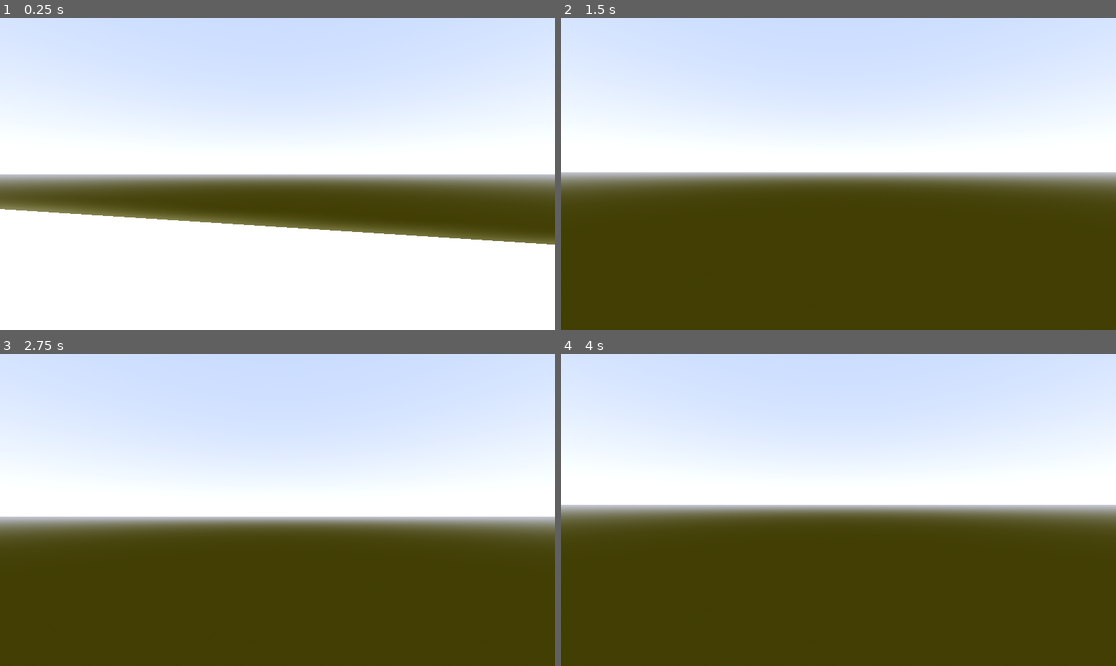
Above: before the commit, frames 1-4 (two rows, left to right).
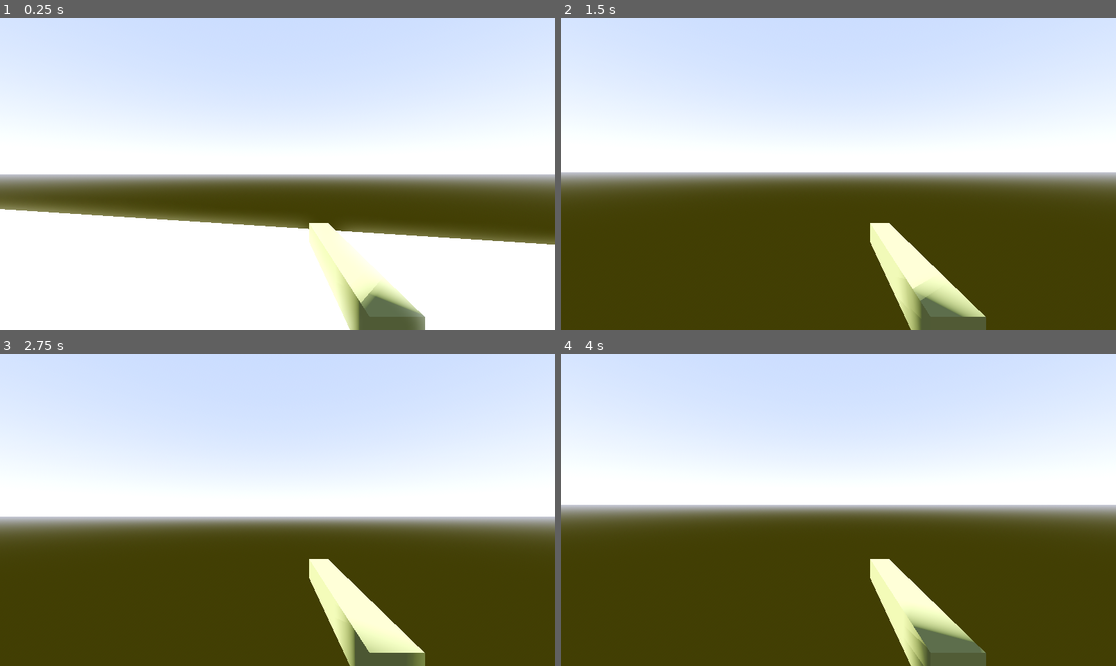
Above: after the commit, the same moments.

Repository: EdBarrancos/Minihit-Xjam23
Game: Godot game, scene res://Game/Scenes/game.tscn
Same seed, same stepped clock (60 frames per second), same inputs: the game is played once before the commit and once after it.
Inputs (mouse positions are in pixels of both pictures, inside the frame that each line leads up to):
- Up to frame 1 (0.25 s): no input
- Up to frame 2 (1.5 s): tap Enter at 0.5 s; move the mouse to (866, 174) at 0.52 s; hold Up (UP) from 0.53 s (still down); click (866, 174) at 0.6 s; tap Space (JUMP) at 0.77 s; move the mouse to (810, 174) at 1.27 s; click (810, 174) at 1.35 s
- Up to frame 3 (2.75 s): keep holding Up (UP); tap Space (JUMP) at 1.52 s; move the mouse to (288, 503) at 2.02 s; click (288, 503) at 2.1 s
- Up to frame 4 (4 s): keep holding Up (UP); move the mouse to (832, 516) at 2.77 s; click (832, 516) at 2.85 s; tap Space (JUMP) at 3.02, 3.77 s; move the mouse to (877, 513) at 3.52 s; click (877, 513) at 3.6 s

The runs differ from the first frame. In frame 1, 3.4% of the frame differs, in the area x 55-77%, y 65-100%; in frame 2, 3.5%; in frame 3, 3.5%; in frame 4, 3.5%.

Commit message:
#2 - Merge from main | exit on esc

Diff:
--- a/project/Game/Scenes/game.tscn
+++ b/project/Game/Scenes/game.tscn
@@ -1,6 +1,7 @@
-[gd_scene load_steps=5 format=3 uid="uid://5tud527fwgyv"]
+[gd_scene load_steps=6 format=3 uid="uid://5tud527fwgyv"]
 
 [ext_resource type="PackedScene" uid="uid://da1yajnxnbrpo" path="res://Store/Scenes/store.tscn" id="1_nmjb7"]
+[ext_resource type="Script" path="res://Game/Scripts/game.gd" id="1_xyo1d"]
 
 [sub_resource type="ProceduralSkyMaterial" id="ProceduralSkyMaterial_4x3e7"]
 sky_top_color = Color(0.352941, 0.403922, 0.784314, 1)
@@ -19,6 +20,7 @@
 glow_enabled = true
 
 [node name="Game" type="Node3D"]
+script = ExtResource("1_xyo1d")
 
 [node name="DirectionalLight3D" type="DirectionalLight3D" parent="."]
 transform = Transform3D(-0.866025, -0.464888, 0.184062, 0, 0.368125, 0.929776, -0.5, 0.80521, -0.318805, 0, 0, 0)
--- /dev/null
+++ b/project/Game/Scripts/game.gd
@@ -0,0 +1,6 @@
+extends Node3D
+
+# Called every frame. 'delta' is the elapsed time since the previous frame.
+func _process(delta):
+	if Input.is_action_just_pressed("EXIT"):
+		get_tree().quit()
--- a/project/Player/Scenes/player.tscn
+++ b/project/Player/Scenes/player.tscn
@@ -24,5 +24,5 @@
 
 [node name="Camera3D" type="Camera3D" parent="Head"]
 
-[node name="Gun" parent="Camera3D" instance=ExtResource("2_hw5sk")]
-transform = Transform3D(1, 0, 0, 0, 1, 0, 0, 0, 1, 0.2172, -0.280672, -0.5017)
+[node name="Gun" parent="Head/Camera3D" instance=ExtResource("2_hw5sk")]
+transform = Transform3D(1, 0, 0, 0, 1, 0, 0, 0, 1, 0.2172, -0.309298, -0.5017)
--- a/project/project.godot
+++ b/project/project.godot
@@ -51,6 +51,11 @@
 "events": [Object(InputEventMouseButton,"resource_local_to_scene":false,"resource_name":"","device":-1,"window_id":0,"a …(258 unchanged characters)…
 ]
 }
+EXIT={
+"deadzone": 0.5,
+"events": [Object(InputEventKey,"resource_local_to_scene":false,"resource_name":"","device":-1,"window_id":0,"alt_pressed":false,"shift_pressed":false,"ctrl_pressed":false,"meta_pressed":false,"pressed":false,"keycode":0,"physical_keycode":4194305,"key_label":0,"unicode":0,"echo":false,"script":null)
+]
+}
 
 [layer_names]
 
Not shown: 1 places in project/Player/Scenes/player.tscn that only renumber resources
